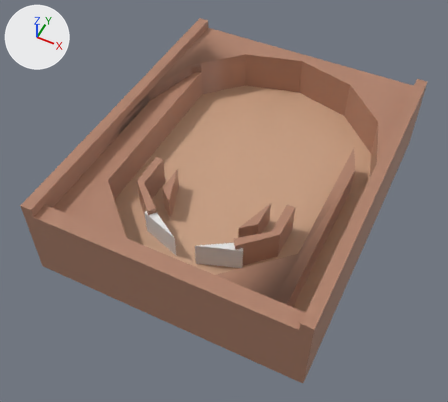
Before and after pictures for a commit that changed the FBX model Assets/Resources/model/minigame/minigame_bord.fbx.
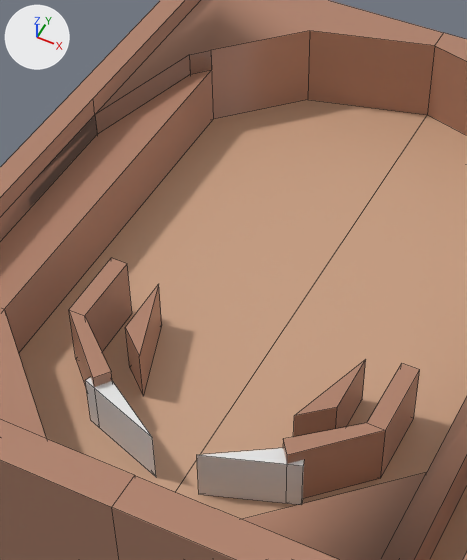
Each version is shown whole from a 50 mm camera at (1.14, -2.54, 3.11) aimed at (-0.04, -0.18, 0.15), then close up on the part from 24% to 71% of the width and 10% to 73% of the height. The axes (+X, +Y, +Z) are drawn at upper left. The lights are the same throughout. The close-ups show mesh edges as thin lines. Where no turn or scale is listed for an object, it has been applied to the vertices.

In view in the first close-up: 'bord', 'pin1', 'pin2'.
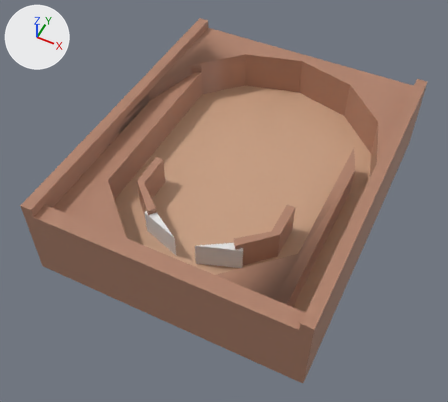
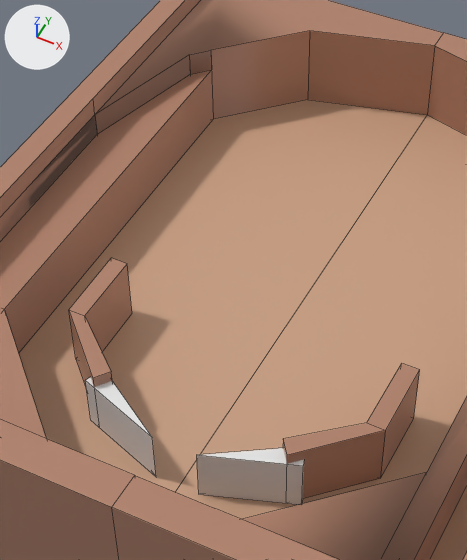
Pixel boxes (x1, y1, x2, y2) of what changed, in the close-ups (467 x 560 px):
part 1 of me_立方体, deleted (brown)
    before: (294, 360, 366, 437)
part 2 of me_立方体, deleted (brown)
    before: (125, 284, 162, 395)

Patch to the scene script:
```diff
--- a/Assets/Resources/model/minigame/minigame_bord.fbx.py
+++ b/Assets/Resources/model/minigame/minigame_bord.fbx.py
@@ me_立方体 @@
 me_立方体.from_pydata(...)  # 123 vertices, 95 faces; spans x -0.86..0.86, y -1.03..1.05, z 0.0..0.56
 # used by ob_bord; location = (0.0, 0.0, 0.0)
+# me_立方体 part 1: the loose piece of 6 vertices spanning x 0.22..0.31, y -0.52..-0.26, z 0.22..0.39 is deleted
+# me_立方体 part 2: the loose piece of 6 vertices spanning x -0.32..-0.23, y -0.52..-0.26, z 0.22..0.39 is deleted
 me_立方体.materials.append(mat_groundwall)
```
